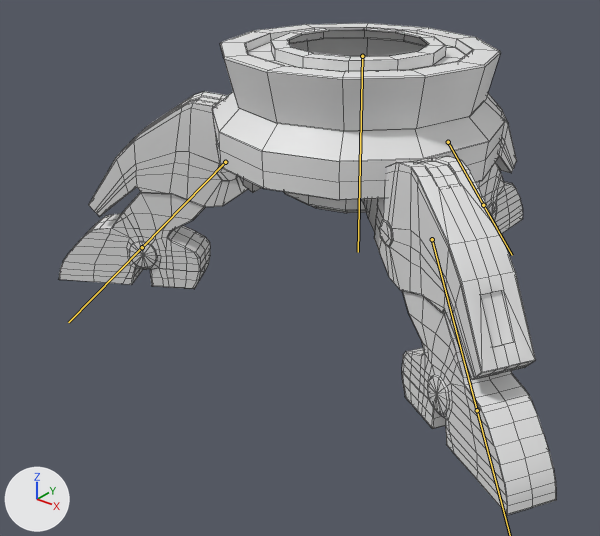
Before and after pictures for a commit that changed the FBX model Tower Defence/Assets/Marit/Base/BASE 2.fbx.
Camera for both pictures: a 50 mm camera at (1.31, -1.88, 1.2) aimed at (-0.14, -0.07, 0.07). The axes (+X, +Y, +Z) are drawn at lower left. The lights are the same throughout. Both versions are drawn at frame 16 of the action 'Armature|Idle'; the numbers are the values there. The bones that bend it are drawn over the model as lines. Mesh edges are drawn as thin lines.

In view in the first picture: 'Poot.000'.
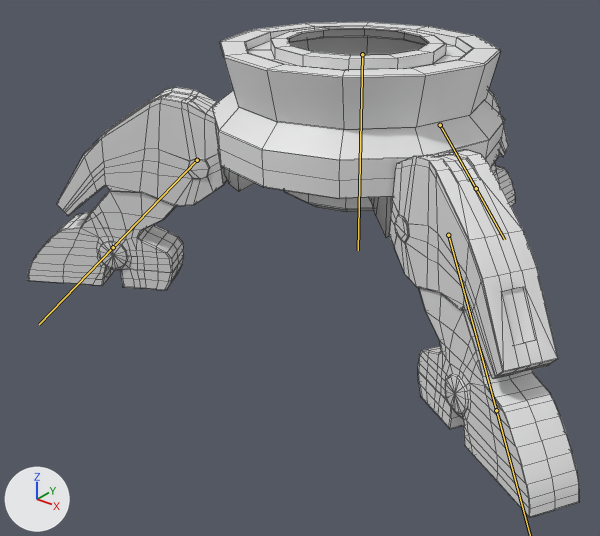
The change in detail:
Bone 'Leg left' (bone_leg_left) moves from (0.037, -0.033, 0.016) to (-0.017, -0.018, 0.002).
Bone 'Leg back' (bone_leg_back) moves from (-0.062, -0.041, 0.045) to (-0.001, -0.02, -0.019).
Bone 'Leg right' (bone_leg_right) moves from (-0.053, -0.048, -0.074) to (0.019, -0.019, -0.001).

Where the change shows, as pixel boxes (x1, y1, x2, y2) in the pictures (600 x 536 px):
'Poot.000', posed (11% wider)
    before: (59, 23, 556, 515)
    after: (28, 22, 579, 518)
bone 'Leg left', root to tip
    before: (432, 239) to (477, 410)
    after: (448, 235) to (496, 410)
bone 'Leg back', root to tip
    before: (448, 142) to (483, 205)
    after: (440, 125) to (476, 188)
bone 'Leg right', root to tip
    before: (225, 162) to (142, 247)
    after: (197, 160) to (113, 247)
